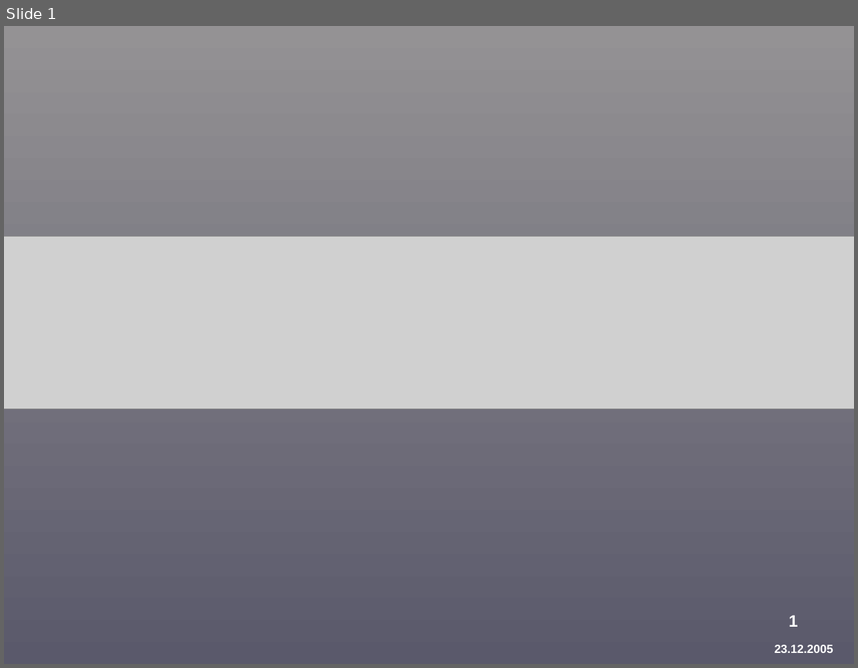
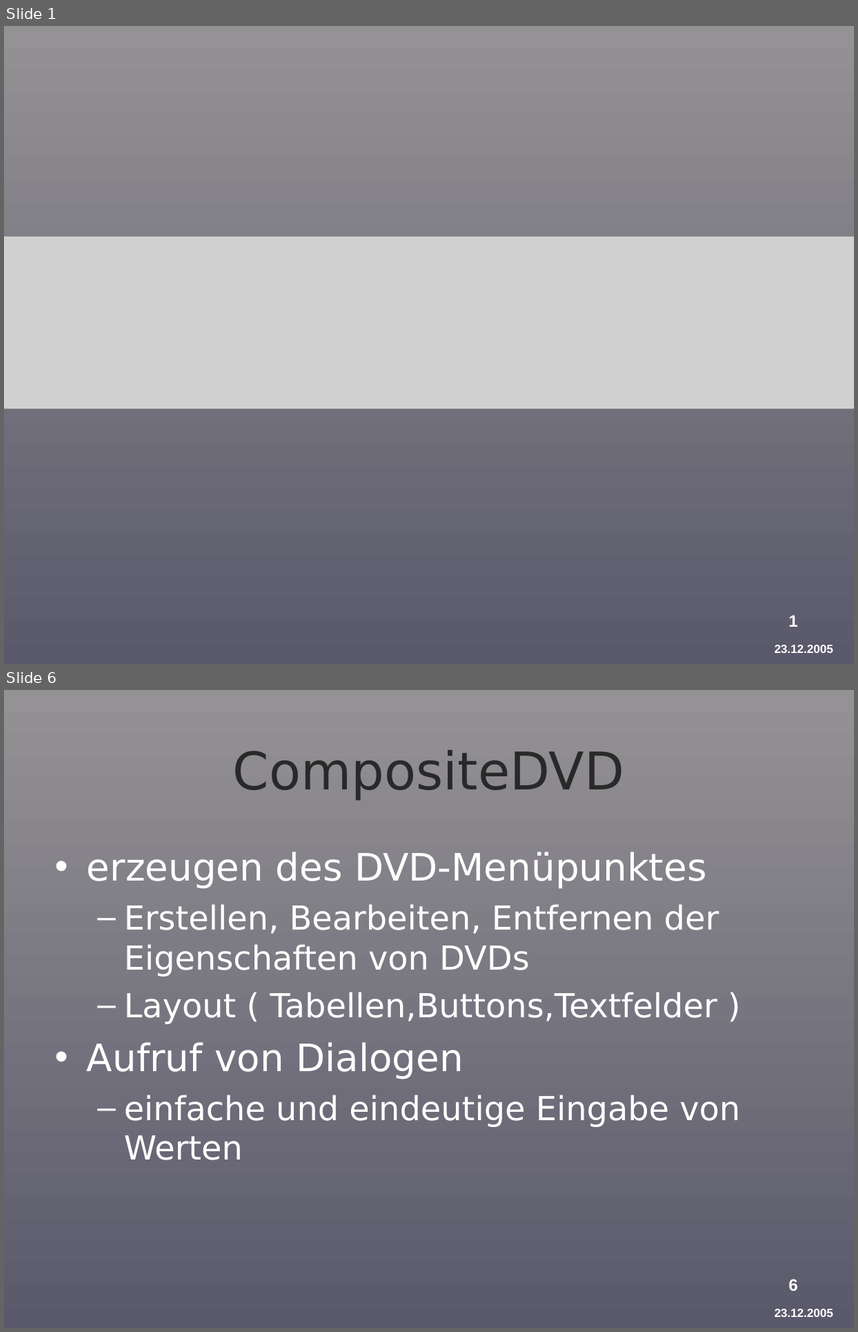
Before and after one commit to BackupTheBerlios/provirent-svn, a slide deck: docu/präsentation/Provirent-Vortrag-2-Griesch.ppt. Shown one above the other, each under a label of ours: slide 1 before the commit, slides 1 and 6 after it; the slides between them are not shown. The pictures are 858x668 and 858x1332 pixels, drawn with LibreOffice and Linux fonts; fonts in the diff are those of the drawing; grey boxes stand for pictures; background and template pictures are left out. Boxes give left, top, right and bottom in pixels: in the first picture for what was removed or moved away, otherwise in the second. Text is boxed around its words. In the diff, an @@ line names an element or a change of style, - is before the commit and + after.

```diff
--- a/docu/präsentation/Provirent-Vortrag-2-Griesch.ppt
+++ b/docu/präsentation/Provirent-Vortrag-2-Griesch.ppt
@@ slide 6 added at (4,690,854,1328), background gradient #949294 to #5A596B; not listed: 2 template elements that a slide beside it also shows @@
@@ title added at (233,750,625,800), 44 pt, text #292929 @@
+CompositeDVD
@@ text added at (87,851,740,1160), 28 pt, text #FFFFFF @@
+• erzeugen des DVD-Menüpunktes
+  – Erstellen, Bearbeiten, Entfernen der Eigenschaften von DVDs
+  – Layout ( Tabellen,Buttons,Textfelder )
+• Aufruf von Dialogen
+  – einfache und eindeutige Eingabe von Werten
```
Also in this commit, not shown: 2 slides changed, 5 other slides added, 2 slides removed, 1 other file.
